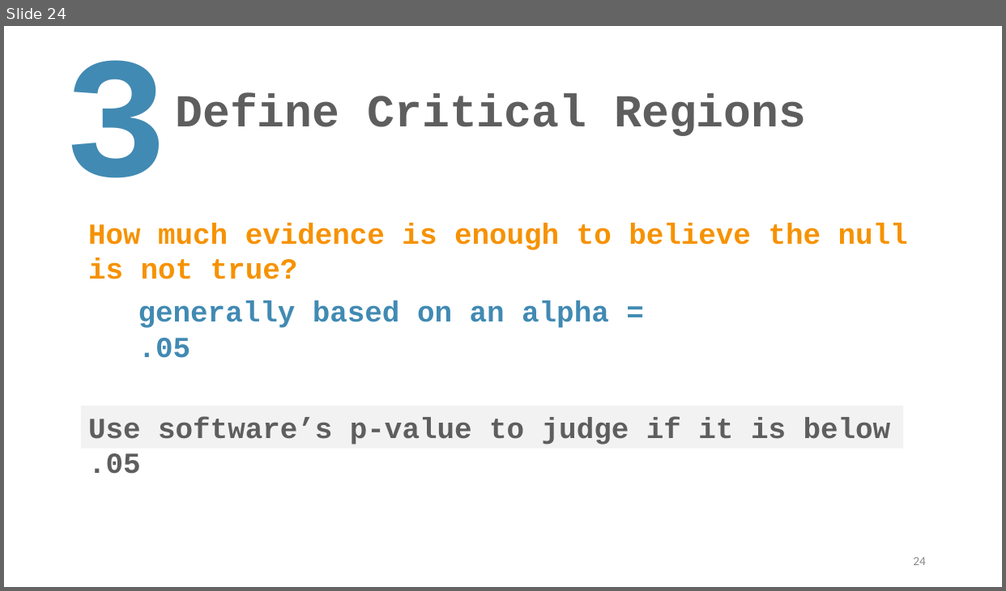
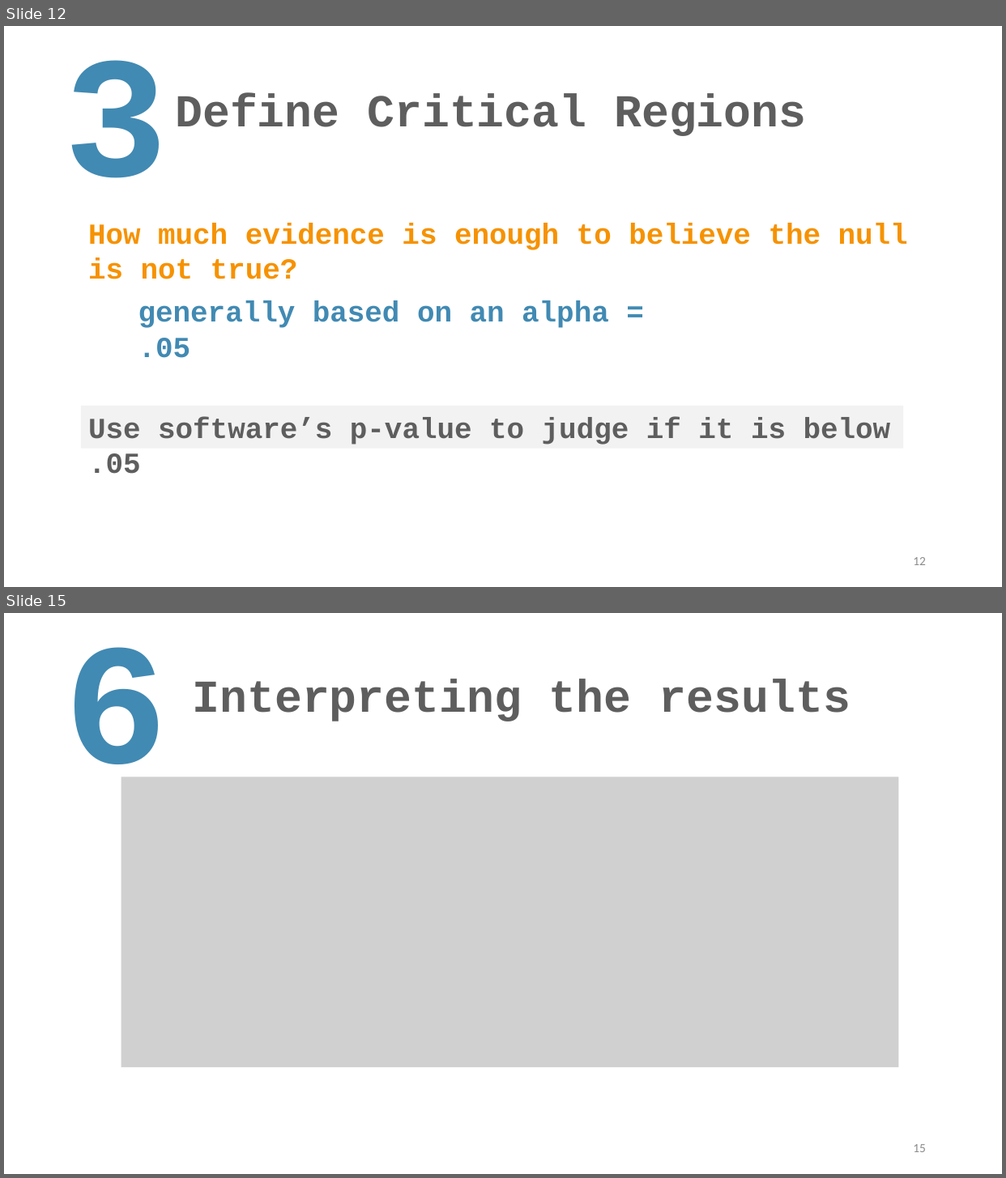
Before and after one commit to TysonStanley/EDU-6050, a slide deck: Slides/13_EDUC_6050_2018.pptx. Shown one above the other, each under a label of ours: slide 24 before the commit, slides 12 and 15 after it; the slides between them are not shown. The pictures are 1006x591 and 1006x1178 pixels, drawn with LibreOffice and Linux fonts; fonts in the diff are those of the drawing; grey boxes stand for pictures. Boxes give left, top, right and bottom in pixels: in the first picture for what was removed or moved away, otherwise in the second. Text is boxed around its words. In the diff, an @@ line names an element or a change of style, - is before the commit and + after.

```diff
--- a/Slides/13_EDUC_6050_2018.pptx
+++ b/Slides/13_EDUC_6050_2018.pptx
@@ slide 15 added at bbox=[4, 613, 1002, 1174], background #FFFFFF @@
@@ text added at bbox=[64, 647, 168, 808], 166 pt, text #418AB3, bold @@
+6
@@ title added at bbox=[193, 679, 850, 722], 44 pt, text #5E5E5E, bold @@
+Interpreting the results
@@ picture added at bbox=[121, 777, 899, 1067] @@
@@ page number added at bbox=[913, 1144, 926, 1152], 12 pt, text #8C8C8C @@
+15
@@ what was slide 24 is now slide 12 @@
@@ page number at bbox=[913, 557, 926, 565]: text changed @@
-24
+12
```
Also in this commit, not shown: 3 slides changed, 13 other slides added, 3 other files.
